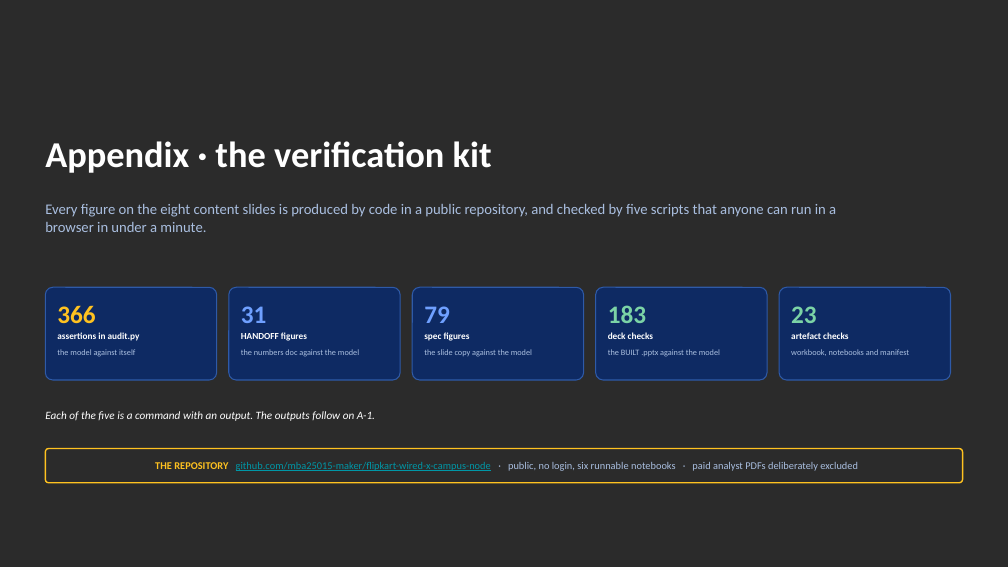
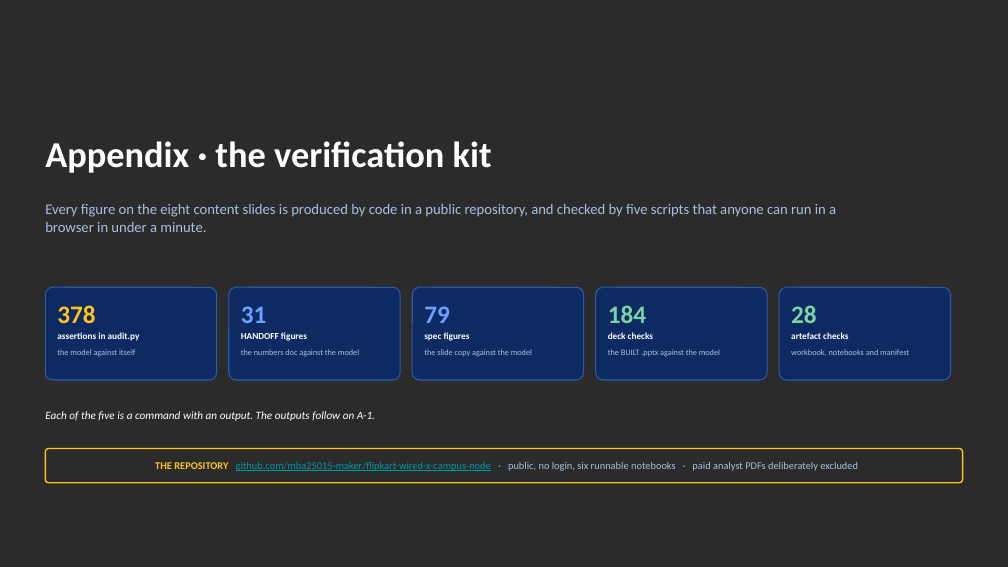
Before and after one commit to mba25015-maker/flipkart-wired-x-campus-node, a slide deck: slide 10 of Flipkart_Minutes_WiRED_SemiFinal_FULL_light.pptx. Drawn at 1008x567 pixels with LibreOffice and Linux fonts; fonts in the diff are those of the drawing; background and template pictures are left out; a plain dark background stands for a picture behind light text. Boxes give left, top, right and bottom in pixels: in the first picture for what was removed or moved away, otherwise in the second. Text is boxed around its words. In the diff, an @@ line names an element or a change of style, - is before the commit and + after.

```diff
--- a/Flipkart_Minutes_WiRED_SemiFinal_FULL_light.pptx
+++ b/Flipkart_Minutes_WiRED_SemiFinal_FULL_light.pptx
@@ text at (x1=57, y1=305, x2=95, y2=323): text changed @@
-366
+378
@@ text at (x1=608, y1=305, x2=646, y2=323): text changed @@
-183
+184
@@ text at (x1=791, y1=305, x2=817, y2=323): text changed @@
-23
+28
```
Also in this commit, not shown: 2 other slides changed, 19 other files.
